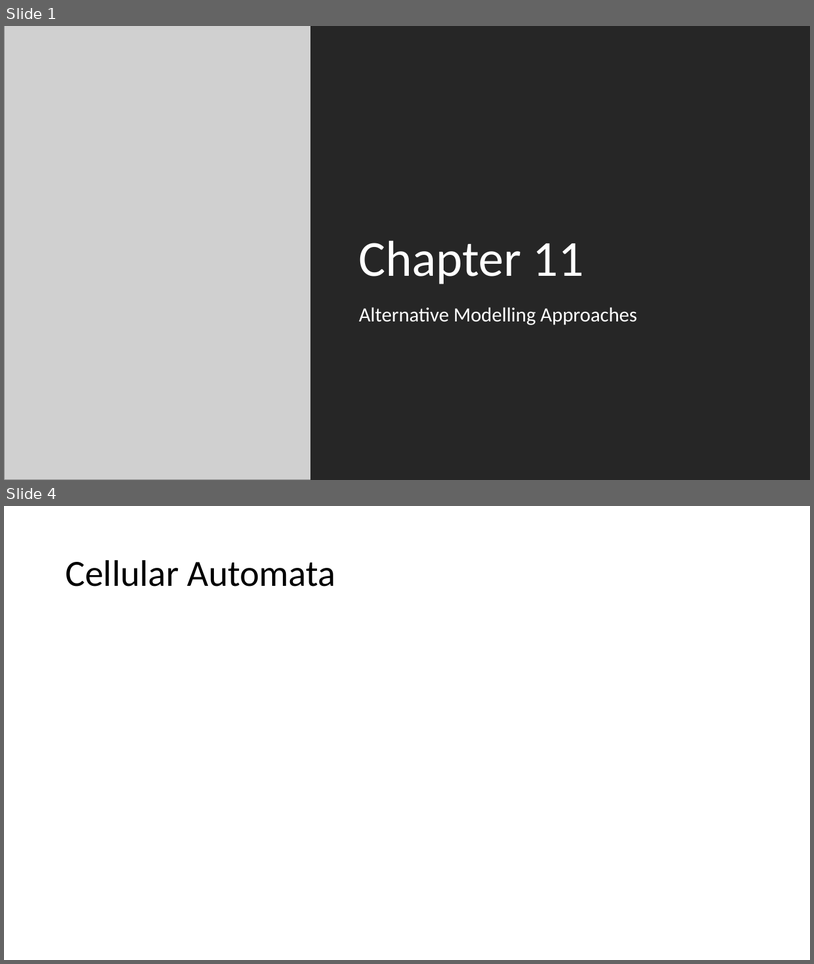
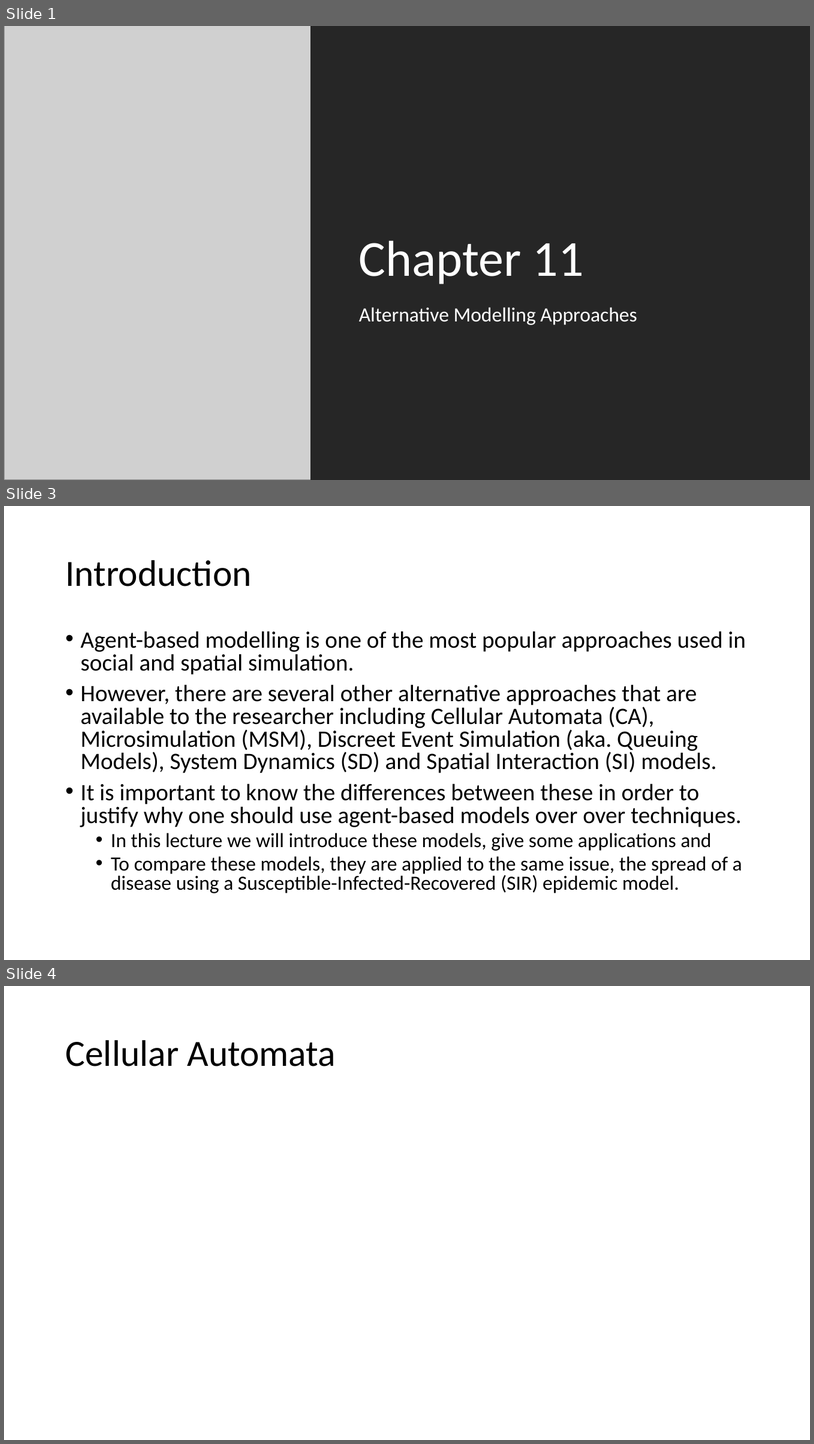
Before and after one commit to abmgis/abmgis, a slide deck: Chapter11-AlternativeModellingApproaches/Chapter11.pptx. Shown one above the other, each under a label of ours: slides 1 and 4 before the commit, slides 1, 3 and 4 after it; the slides between them are not shown. The pictures are 814x964 and 814x1444 pixels, drawn with LibreOffice and Linux fonts; fonts in the diff are those of the drawing; grey boxes stand for pictures. Boxes give left, top, right and bottom in pixels: in the first picture for what was removed or moved away, otherwise in the second. Text is boxed around its words. In the diff, an @@ line names an element or a change of style, - is before the commit and + after.

```diff
--- a/Chapter11-AlternativeModellingApproaches/Chapter11.pptx
+++ b/Chapter11-AlternativeModellingApproaches/Chapter11.pptx
@@ slide 3 added at (x1=4, y1=506, x2=810, y2=960), background #FFFFFF @@
@@ title added at (x1=65, y1=560, x2=252, y2=586), 44 pt, text #000000 @@
+Introduction
@@ text added at (x1=81, y1=631, x2=746, y2=893), 28 pt, text #000000 @@
+• Agent-based modelling is one of the most popular approaches used in social and spatial simulation.
+• However, there are several other alternative approaches that are available to the researcher including Cellular Automata (CA), Microsimulation (MSM), Discreet Event Simulation (aka. Queuing Models), System Dynamics (SD) and Spatial Interaction (SI) models.
+• It is important to know the differences between these in order to justify why one should use agent-based models over over techniques.
+  • In this lecture we will introduce these models, give some applications and
+  • To compare these models, they are applied to the same issue, the spread of a disease using a Susceptible-Infected-Recovered (SIR) epidemic model.
```
Also in this commit, not shown: 1 slide changed, 2 other slides added, 2 slides removed.
